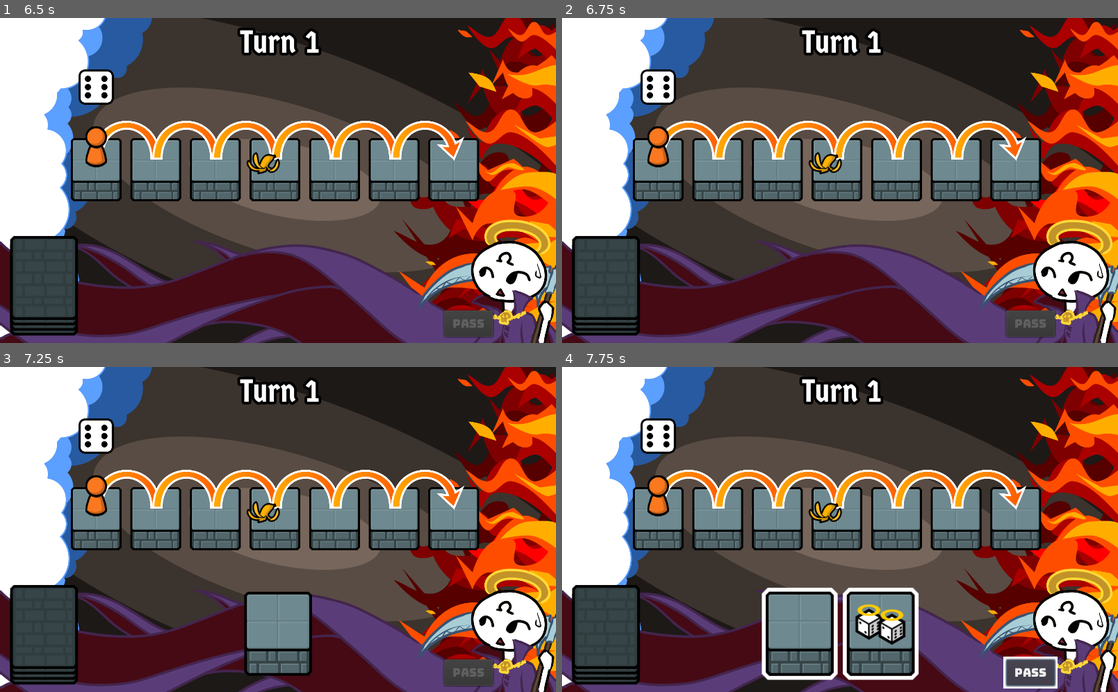
Above: before the commit, frames 1-4 (two rows, left to right).
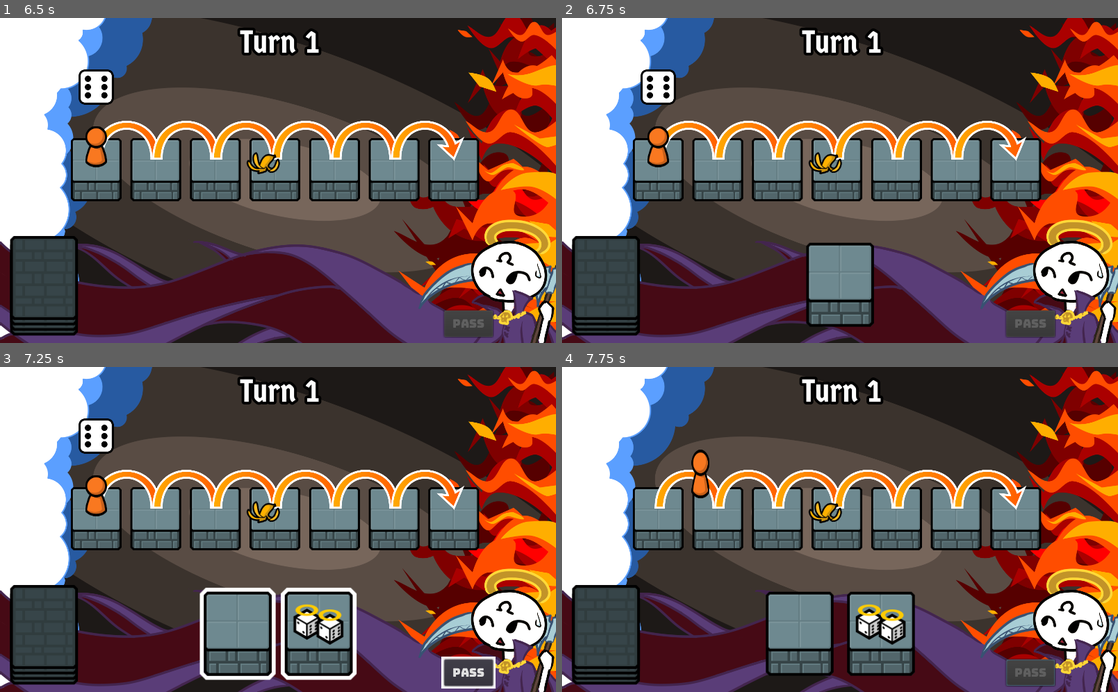
Above: after the commit, the same moments.

Repository: notapixelstudio/gaod
Game: Godot game, scene res://Room.tscn
The game is run twice, just before and just after one commit, with the same random seed, the same clock (stepped at 60 frames per second) and the same inputs. Sound files missing from this copy of the repository are replaced by a short silence.
Inputs (mouse positions are in pixels of both pictures, inside the frame that each line leads up to):
- Up to frame 1 (6.5 s): tap Enter at 0.5, 2.75 s; move the mouse to (400, 164) at 0.52 s; click (400, 164) at 0.67 s; drag from (166, 196) to (455, 157) at 1.27 s; tap Space at 2 s; move the mouse to (333, 109) at 2.02 s; click (333, 109) at 2.17 s; drag from (250, 245) to (394, 157) at 2.77 s; move the mouse to (444, 229) at 3.52 s; click (444, 229) at 3.67 s; drag from (111, 131) to (333, 157) at 4.27 s; move the mouse to (305, 180) at 5.02 s; click (305, 180) at 5.17 s; drag from (194, 99) to (272, 157) at 5.77 s
- Up to frame 2 (6.75 s): tap Space at 6.5 s; move the mouse to (962, 164) at 6.52 s; click (962, 164) at 6.67 s
- Up to frame 3 (7.25 s): no input
- Up to frame 4 (7.75 s): click (1029, 672) at 7.25 s, where only the run after the commit has a clickable "PASS"

Frame 1 is identical in both runs. In frame 2, 3.2% of the frame differs, in the area x 43-57%, y 69-96%; in frame 3, 6.7%, in the area x 35-90%, y 67-99%; in frame 4, 3.7%.

Commit message:
Level up loop working, more or less.

Diff:
--- a/godot/Card.gd
+++ b/godot/Card.gd
@@ -10,7 +10,7 @@
 export var front_texture : Texture
 export var back_texture : Texture
 
-var enabled := true setget set_enabled
+export var enabled := true setget set_enabled
 
 func _ready():
 	set_face_down()
--- /dev/null
+++ b/godot/LevelUpModal.gd
@@ -0,0 +1,18 @@
+extends Node2D
+
+var offers := []
+
+func open(v : Dictionary):
+	offers = v.values()
+	for i in range(len(offers)):
+		$Offers.get_child(i).get_node('Card').set_title(offers[i][0])
+		$Offers.get_child(i).get_node('Card2').set_title(offers[i][1])
+	visible = true
+
+func close():
+	visible = false
+	Events.emit_signal("leveled_up")
+
+func _on_loot_chosen(index):
+	Events.emit_signal("new_cards_obtained", offers[index])
+	close()
--- /dev/null
+++ b/godot/LevelUpModal.tscn
@@ -0,0 +1,94 @@
+[gd_scene load_steps=8 format=2]
+
+[ext_resource path="res://LevelUpModal.gd" type="Script" id=1]
+[ext_resource path="res://Card.tscn" type="PackedScene" id=2]
+[ext_resource path="res://assets/fonts/bungee/Bungee-Regular.otf" type="DynamicFontData" id=3]
+[ext_resource path="res://assets/fonts/germania-one/GermaniaOne-Regular.ttf" type="DynamicFontData" id=6]
+
+[sub_resource type="DynamicFont" id=9]
+size = 86
+outline_size = 4
+font_data = ExtResource( 6 )
+
+[sub_resource type="DynamicFont" id=10]
+size = 64
+outline_size = 3
+font_data = ExtResource( 6 )
+
+[sub_resource type="DynamicFont" id=8]
+size = 18
+font_data = ExtResource( 3 )
+
+[node name="LevelUpModal" type="Node2D"]
+visible = false
+z_index = 100
+z_as_relative = false
+script = ExtResource( 1 )
+
+[node name="ColorRect" type="ColorRect" parent="."]
+margin_right = 832.0
+margin_bottom = 488.0
+mouse_filter = 2
+color = Color( 0.321569, 0.537255, 0.670588, 1 )
+
+[node name="Title" type="Label" parent="."]
+margin_right = 824.0
+margin_bottom = 129.0
+custom_colors/font_color = Color( 0.486275, 0.129412, 0.129412, 1 )
+custom_fonts/font = SubResource( 9 )
+text = "Level Up!"
+align = 1
+valign = 1
+
+[node name="OR" type="Label" parent="."]
+margin_top = 288.0
+margin_right = 824.0
+margin_bottom = 417.0
+custom_colors/font_color = Color( 0, 0, 0, 1 )
+custom_fonts/font = SubResource( 10 )
+text = "OR"
+align = 1
+valign = 1
+
+[node name="Offers" type="Node2D" parent="."]
+
+[node name="LeftOffer" type="Node2D" parent="Offers"]
+position = Vector2( 242, 352 )
+
+[node name="Card" parent="Offers/LeftOffer" instance=ExtResource( 2 )]
+position = Vector2( -56, 0 )
+enabled = false
+
+[node name="Card2" parent="Offers/LeftOffer" instance=ExtResource( 2 )]
+position = Vector2( 56, 0 )
+enabled = false
+
+[node name="Done" type="Button" parent="Offers/LeftOffer"]
+margin_left = -112.0
+margin_top = 80.0
+margin_right = 112.0
+margin_bottom = 119.0
+custom_fonts/font = SubResource( 8 )
+text = "add to deck"
+
+[node name="RightOffer" type="Node2D" parent="Offers"]
+position = Vector2( 584, 352 )
+
+[node name="Card" parent="Offers/RightOffer" instance=ExtResource( 2 )]
+position = Vector2( -56, 0 )
+enabled = false
+
+[node name="Card2" parent="Offers/RightOffer" instance=ExtResource( 2 )]
+position = Vector2( 56, 0 )
+enabled = false
+
+[node name="Done" type="Button" parent="Offers/RightOffer"]
+margin_left = -112.0
+margin_top = 80.0
+margin_right = 112.0
+margin_bottom = 119.0
+custom_fonts/font = SubResource( 8 )
+text = "add to deck"
+
+[connection signal="pressed" from="Offers/LeftOffer/Done" to="." method="_on_loot_chosen" binds= [ 0 ]]
+[connection signal="pressed" from="Offers/RightOffer/Done" to="." method="_on_loot_chosen" binds= [ 1 ]]
--- a/godot/Room.gd
+++ b/godot/Room.gd
@@ -47,13 +47,13 @@
 	Events.emit_signal("mortal_turn_start")
 
 func angel_turn_start():
-	yield(get_tree().create_timer(0.5), "timeout")
 	self.add_turn()
 
 	# check if we leveled up
 	if pow(level+1, 2.5) - 1 <= turn:
 		self.level_up()
 		yield(Events, 'leveled_up')
+
 
 	yield(get_tree().create_timer(0.5), "timeout")
 
@@ -80,7 +80,6 @@
 	$GameOver.visible = true
 
 func add_turn():
-	print(sets.get_offer())
 	turn += 1
 	$TurnLabel.text = 'Turn ' + str(turn)
 
@@ -109,9 +108,4 @@
 func level_up():
 	level += 1
 	yield(get_tree().create_timer(0.5), "timeout")
-	$LevelUp.visible = true
-
-func _on_loot_picked_up():
-	$LevelUp.visible = false
-	Events.emit_signal("new_cards_obtained", ['bananas','bananas'])
-	Events.emit_signal("leveled_up")
+	$LevelUpModal.open(sets.get_offer())
--- a/godot/Room.tscn
+++ b/godot/Room.tscn
@@ -14,6 +14,7 @@
 [ext_resource path="res://assets/sounds/draw.ogg" type="AudioStream" id=12]
 [ext_resource path="res://assets/sounds/347848__foolboymedia__new-york-jazz-loop.wav" type="AudioStream" id=13]
 [ext_resource path="res://assets/sounds/gameover.ogg" type="AudioStream" id=14]
+[ext_resource path="res://LevelUpModal.tscn" type="PackedScene" id=15]
 
 [sub_resource type="DynamicFont" id=8]
 size = 18
@@ -218,35 +219,10 @@
 custom_fonts/font = SubResource( 8 )
 text = "Give me another mortal"
 
-[node name="LevelUp" type="Node2D" parent="."]
-visible = false
-z_index = 100
-z_as_relative = false
-
-[node name="ColorRect" type="ColorRect" parent="LevelUp"]
-margin_right = 832.0
-margin_bottom = 488.0
-color = Color( 0, 0, 0, 0.643137 )
-
-[node name="Label" type="Label" parent="LevelUp"]
-margin_right = 824.0
-margin_bottom = 480.0
-custom_fonts/font = SubResource( 9 )
-text = "Level Up1"
-align = 1
-valign = 1
-
-[node name="Done" type="Button" parent="LevelUp"]
-margin_left = 256.0
-margin_top = 320.0
-margin_right = 576.0
-margin_bottom = 359.0
-custom_fonts/font = SubResource( 8 )
-text = "pick up loot"
+[node name="LevelUpModal" parent="." instance=ExtResource( 15 )]
 
 [node name="AnimationPlayer" type="AnimationPlayer" parent="."]
 anims/Intro = SubResource( 10 )
 
 [connection signal="pressed" from="PassButton" to="." method="_on_Button_pressed"]
 [connection signal="pressed" from="GameOver/TryAgain" to="." method="_on_TryAgain_pressed"]
-[connection signal="pressed" from="LevelUp/Done" to="." method="_on_loot_picked_up"]
--- a/godot/Sets.gd
+++ b/godot/Sets.gd
@@ -6,8 +6,7 @@
 	'carpenter' : [
 		'empty',
 		'empty',
-		'empty',
-		'ghost'
+		'ghost tile'
 	],
 	'clockwork': [
 		'springs',
@@ -17,7 +16,7 @@
 	],
 	'wizard': [
 		'lightbulbs',
-		'empty',
+		'lightbulbs',
 		'empty'
 	],
 	'gambler': [
Not shown: 1 places in godot/Room.tscn that only renumber resources
